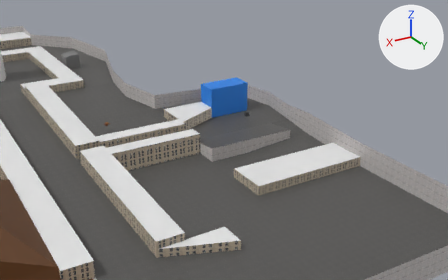
A saved change to the glTF model Assets/World/Map.glb.
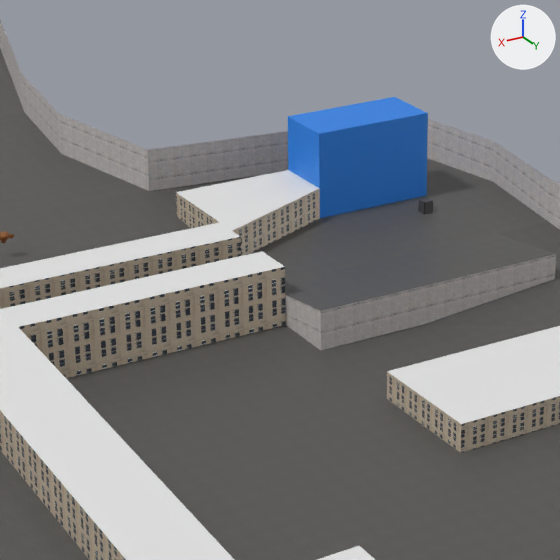
Each version appears first from a 50 mm camera at (56.4, 341.7, 102.4) aimed at (-82.9, 109.5, -13.7), and next in a close-up on the part from 24% to 65% of the width and 16% to 83% of the height. The axes (+X, +Y, +Z) are drawn at upper right. The lights are the same throughout. Vertices at the same position are counted once.

Names of what the first close-up shows: 'Petshop-col', 'PetstoreAlley-col', 'PizzaTowerStreet-col', 'TVArea-col', 'Theater-col'.
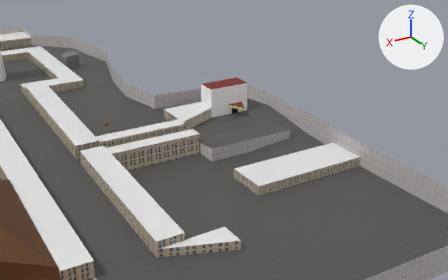
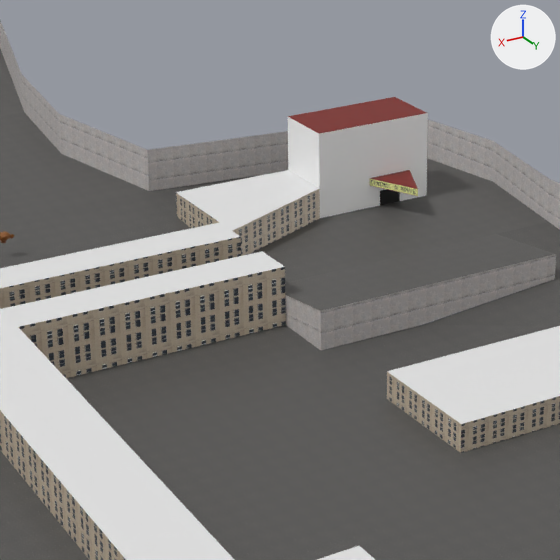
Commit message: Added marquee to model

Boxes (x1, y1, x2, y2) around the edits, measured in the close-ups (560 x 560 px):
'Petshop-col', reshaped: before (176, 63, 560, 350); after (176, 97, 560, 350)
part 1 of me_plane_004, cut back: (339, 164, 480, 229) in both
part 2 of me_plane_004, recoloured: (270, 170, 319, 199) in both
part 3 of me_plane_004, recoloured (blue to brown): (288, 97, 427, 134) in both
part 4 of me_plane_004, recoloured (blue to grey): (288, 113, 428, 218) in both
part 5 of me_plane_004, recoloured: (317, 159, 436, 240) in both

Edits to the bpy script that builds the scene:
```text
Add img_marquee:
    img_marquee = load_image('marquee', '_unpacked/marquee', 128, 16, 'sRGB')
Add mat_theaterwalls:
    mat_theaterwalls = bpy.data.materials.new('TheaterWalls')
    mat_theaterwalls.use_nodes = True; mat_theaterwalls.node_tree.nodes.clear()
    _N = mat_theaterwalls.node_tree.nodes; _L = mat_theaterwalls.node_tree.links
    n0 = _N.new('ShaderNodeBsdfPrincipled'); n0.name = 'Principled BSDF'
    n1 = _N.new('ShaderNodeOutputMaterial'); n1.name = 'Material Output'
    n2 = _N.new('ShaderNodeVertexColor'); n2.name = 'Color Attribute'
    _L.new(n0.outputs[0], n1.inputs[0])  # 'BSDF' to 'Surface'
    _L.new(n2.outputs[0], n0.inputs[0])  # 'Color' to 'Base Color'
Add mat_roof1_001:
    mat_roof1_001 = bpy.data.materials.new('Roof1.001')
    # nodes: BsdfPrincipled, Mix, OutputMaterial, VertexColor
    # colours: white #e7e7e7
Add mat_marquee:
    mat_marquee = bpy.data.materials.new('Marquee')
    # uses the picture img_marquee
Add mat_asphalt_001:
    mat_asphalt_001 = bpy.data.materials.new('Asphalt.001')
    # uses the picture img_asphalt
Add mat_void_001:
    mat_void_001 = bpy.data.materials.new('Void.001')
    # nodes: BsdfPrincipled, Math, Mix, OutputMaterial, VertexColor
    # colours: black #000000
Add mat_building1_001:
    mat_building1_001 = bpy.data.materials.new('Building1.001')
    # uses the picture img_wall_and_windows
Add mat_theaterroof:
    mat_theaterroof = bpy.data.materials.new('TheaterRoof')
    # nodes: BsdfPrincipled, Mix, OutputMaterial, VertexColor
    # colours: dark red #7c221a
Add mat_sidewalk_001:
    mat_sidewalk_001 = bpy.data.materials.new('Sidewalk.001')
    # uses the picture img_cement_tile_32
Change me_plane_004:
    used by ob_petshop_col; location = (-80.0, 118.0, -4.0)
    remove me_plane_004.from_pydata(...)  # 685 vertices, 1296 faces; spans x -33.0..20.0, y -35.0..20.0, z -4.0..17.0
    remove me_plane_004.materials.append(mat_cage)  # picture img_bars
    remove me_plane_004.materials.append(mat_building1)  # picture img_wall_and_windows
    remove me_plane_004.materials.append(mat_sidewalk)  # picture img_cement_tile_32
    remove me_plane_004.materials.append(mat_void)  # black #000000
    add me_plane_004.from_pydata(...)  # 583 vertices, 1092 faces; spans x -33.0..20.0, y -35.0..20.0, z -4.0..17.0
    me_plane_004 part 1
    111 vertices are removed from x -18.3..-8.3, y -15.0..-1.6, z 0.0..5.0
    262 faces are deleted
    5 vertices move from x -16.7..-10.0, y -15.0, z 0.0..5.0 to x -16.7..-11.1, y -15.0, z 0.0..5.0
    9 vertices are added at x -16.7..-9.2, y -15.0..-6.9, z 0.0..5.0
    4 new faces join them, mat_theaterroof
    28 new faces join them, mat_asphalt_001
    22 new faces join them, mat_theaterwalls
    4 new faces join them, mat_marquee
    me_plane_004 part 2: 32 faces spanning x 0.0..20.0, y -25.0..-6.0, z 5.0 switch from mat_roof1 (white #e7e7e7) to mat_roof1_001
    me_plane_004 part 3: 32 faces spanning x -20.0..0.0, y -25.0..-15.0, z 14.0 switch from mat_petstore (blue #2783e7) to mat_theaterroof
    me_plane_004 part 4: 231 faces spanning x -20.0..0.0, y -25.0..-15.0, z 0.0..14.0 switch from mat_petstore (blue #2783e7) to mat_theaterwalls
    me_plane_004 part 5: 275 faces spanning x -33.0..20.0, y -35.0..20.0, z -2.0..2.0 switch from mat_asphalt (picture img_asphalt) to mat_asphalt_001
    add me_plane_004.materials.append(mat_building1_001)
    add me_plane_004.materials.append(mat_sidewalk_001)
    add me_plane_004.materials.append(mat_void_001)
    add me_plane_004.materials.append(mat_marquee)
```
